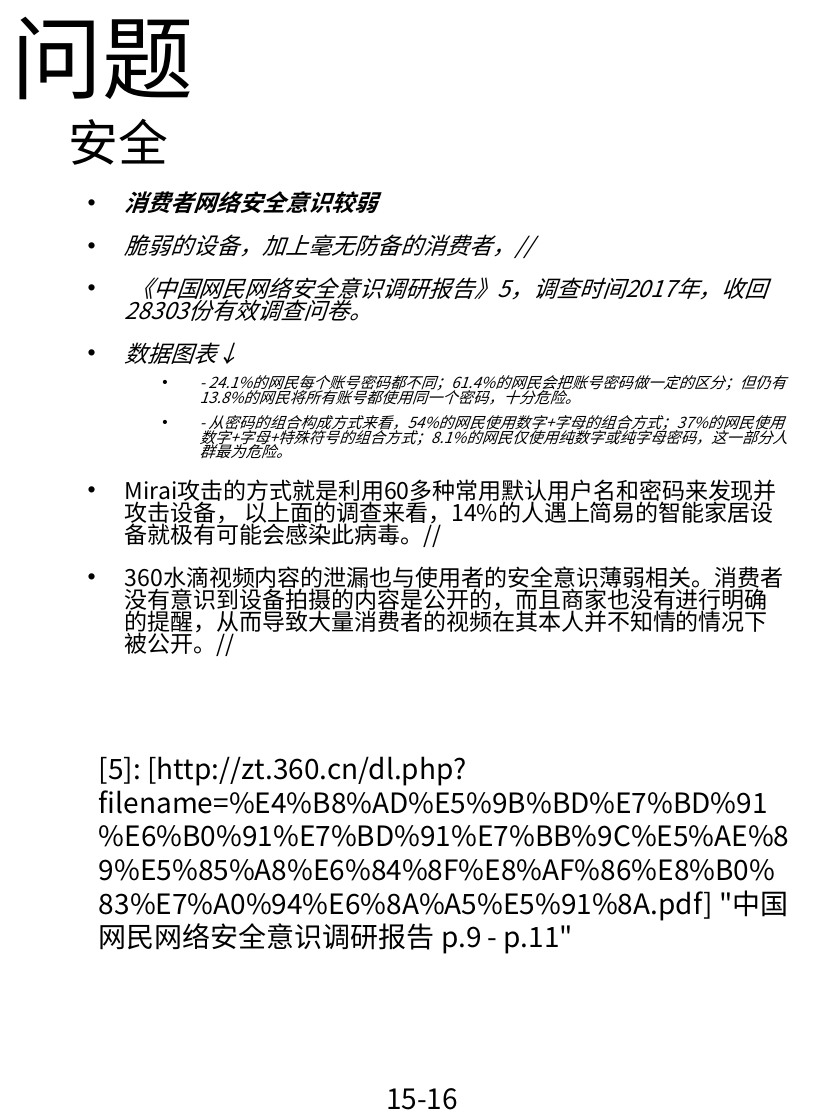
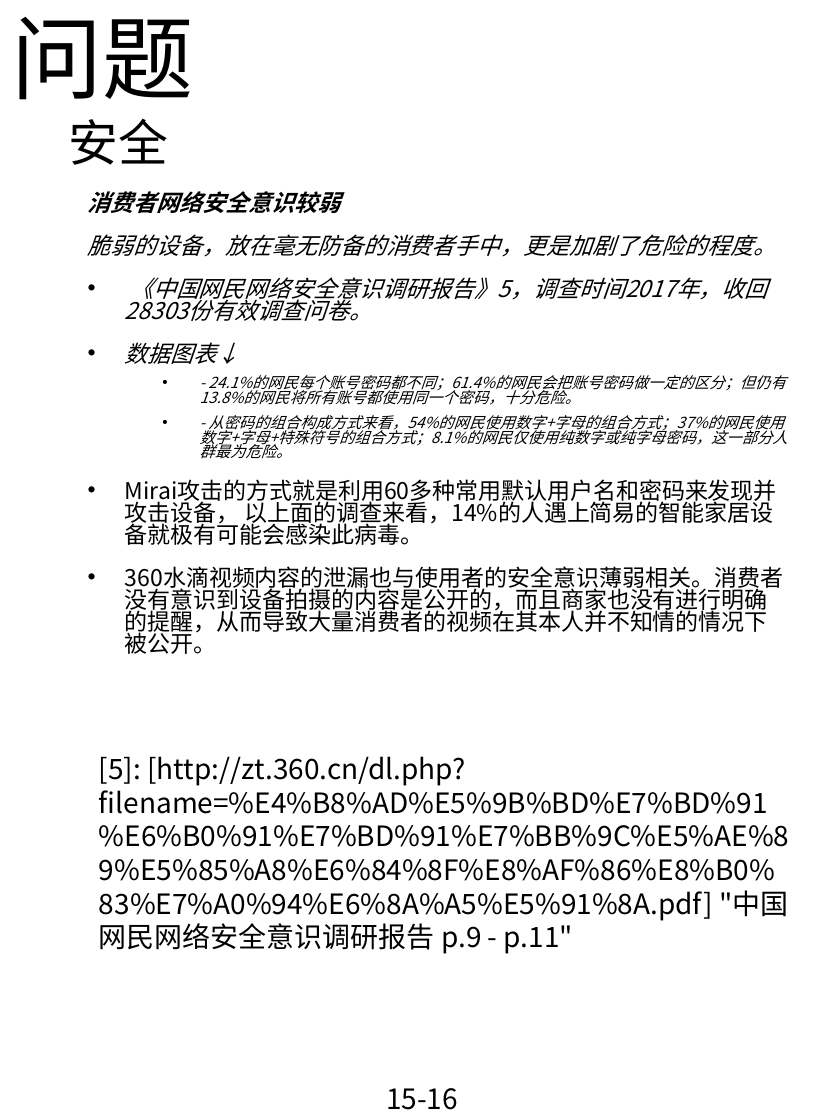
Before and after one commit to RLi43/Industry-Frontier, a slide deck: slide 16 of 市场/排版.pptx. Drawn at 840x1120 pixels with LibreOffice and Linux fonts; fonts in the diff are those of the drawing. Boxes give left, top, right and bottom in pixels: in the first picture for what was removed or moved away, otherwise in the second. Text is boxed around its words. In the diff, an @@ line names an element or a change of style, - is before the commit and + after.

```diff
--- a/市场/排版.pptx
+++ b/市场/排版.pptx
@@ text at (x1=88, y1=191, x2=341, y2=213): bullet • to none @@
@@ text at (x1=88, y1=234, x2=777, y2=256): text changed @@
-• 脆弱的设备，加上毫无防备的消费者，//
+脆弱的设备，放在毫无防备的消费者手中，更是加剧了危险的程度。
@@ text at (x1=125, y1=498, x2=783, y2=654): text changed @@
-• Mirai攻击的方式就是利用60多种常用默认用户名和密码来发现并攻击设备， 以上面的调查来看，14%的人遇上简易的智能家居设备就极有可能会感染此病毒。//
-• 360水滴视频内容的泄漏也与使用者的安全意识薄弱相关。消费者没有意识到设备拍摄的内容是公开的，而且商家也没有进行明确的提醒，从而导致大量消费者的视频在其本人并不知情的情况下被公开。//
+• Mirai攻击的方式就是利用60多种常用默认用户名和密码来发现并攻击设备， 以上面的调查来看，14%的人遇上简易的智能家居设备就极有可能会感染此病毒。
+• 360水滴视频内容的泄漏也与使用者的安全意识薄弱相关。消费者没有意识到设备拍摄的内容是公开的，而且商家也没有进行明确的提醒，从而导致大量消费者的视频在其本人并不知情的情况下被公开。
```
Also in this commit, not shown: 1 other slide changed, 1 other file.
